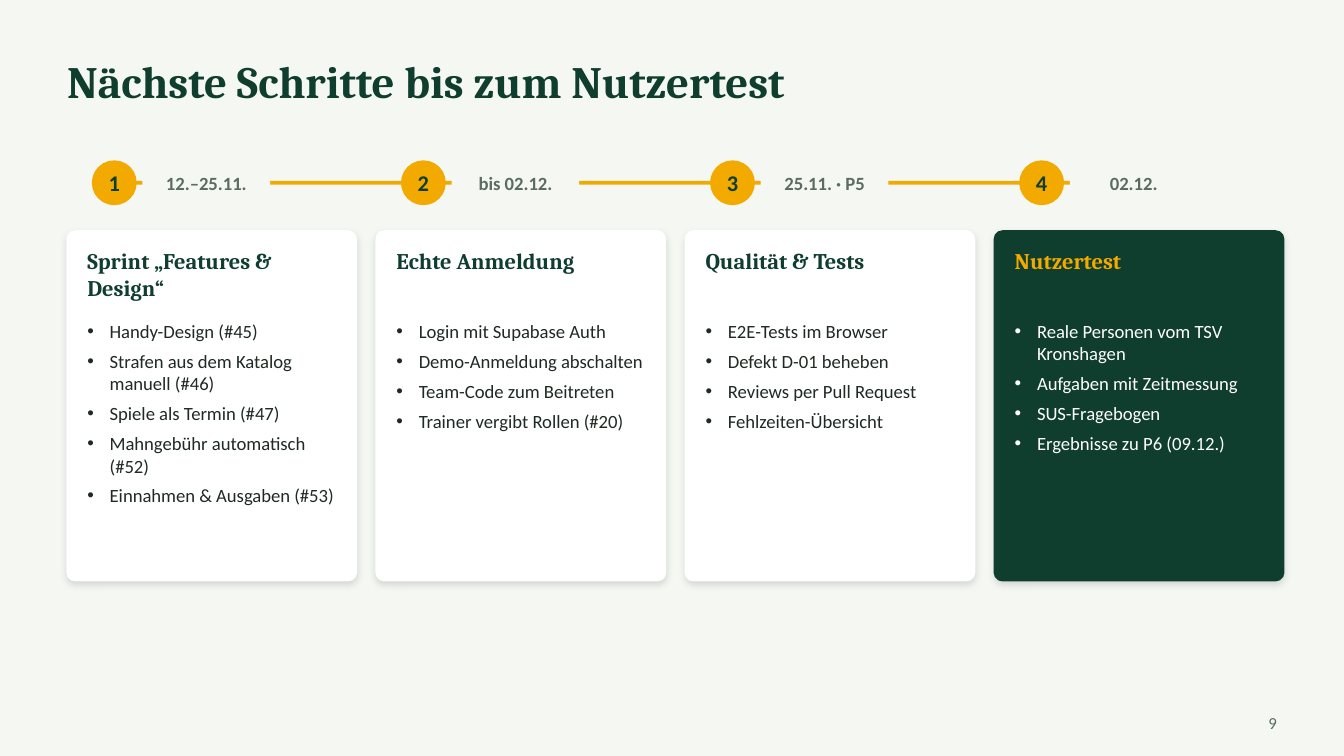
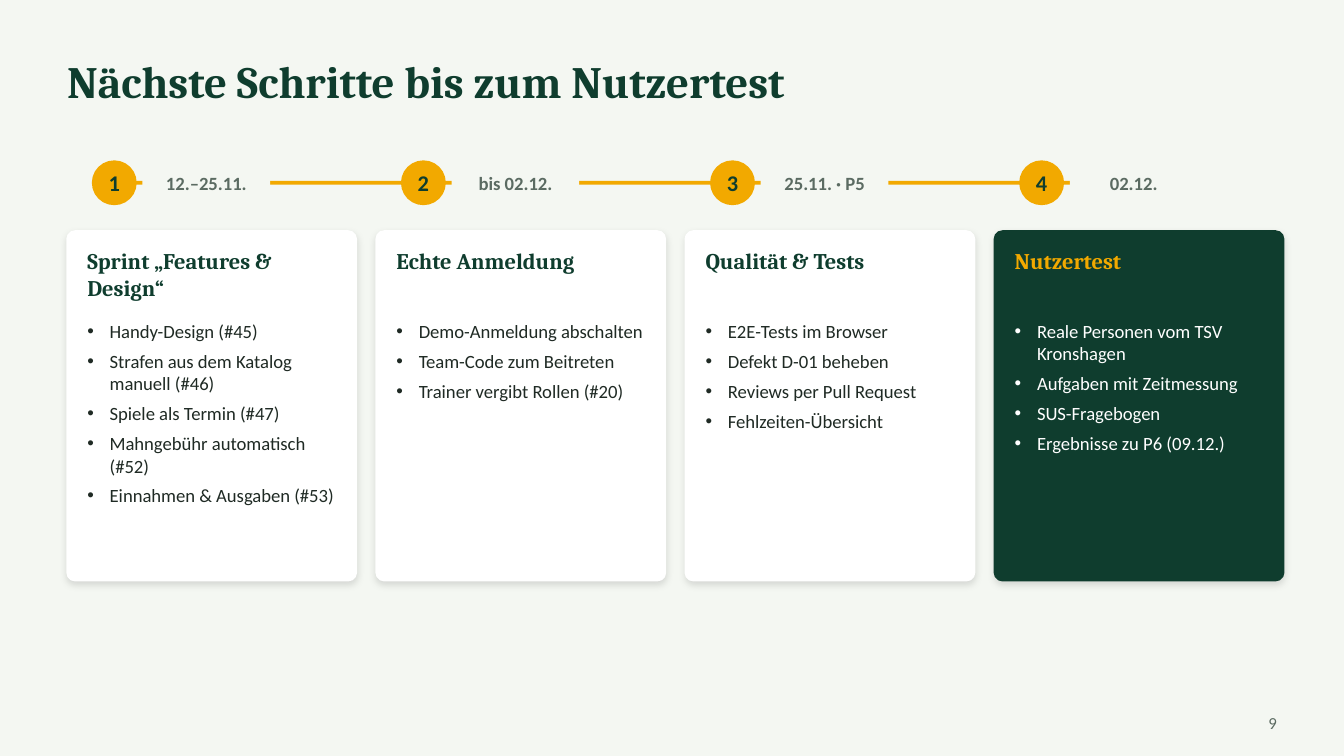
Before and after one commit to squadhq-team/squadhq-team, a slide deck: slide 9 of docs/praesentation/p4/SquadHQ_P4.pptx. Drawn at 1344x756 pixels with LibreOffice and Linux fonts; fonts in the diff are those of the drawing. Boxes give left, top, right and bottom in pixels: in the first picture for what was removed or moved away, otherwise in the second. Text is boxed around its words. In the diff, an @@ line names an element or a change of style, - is before the commit and + after.

```diff
--- a/docs/praesentation/p4/SquadHQ_P4.pptx
+++ b/docs/praesentation/p4/SquadHQ_P4.pptx
@@ text at <box>419,325,606,341</box>: paragraph removed @@
-• Login mit Supabase Auth
```
Also in this commit, not shown: 6 other slides changed, 1 other file.
